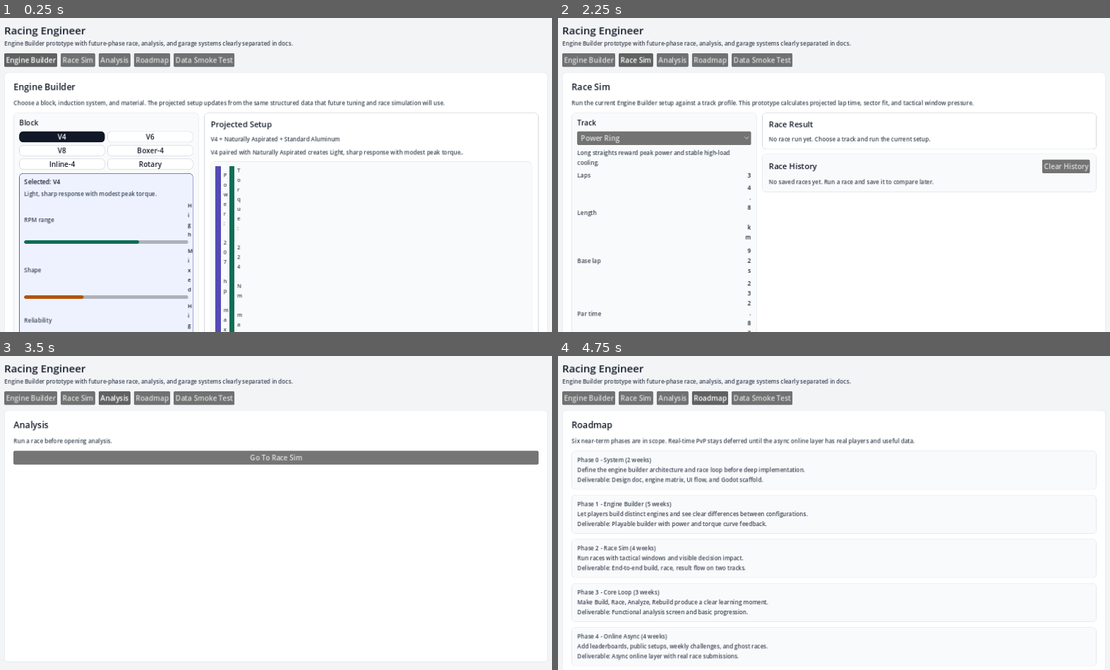
Above: before the commit, frames 1-4 (two rows, left to right).
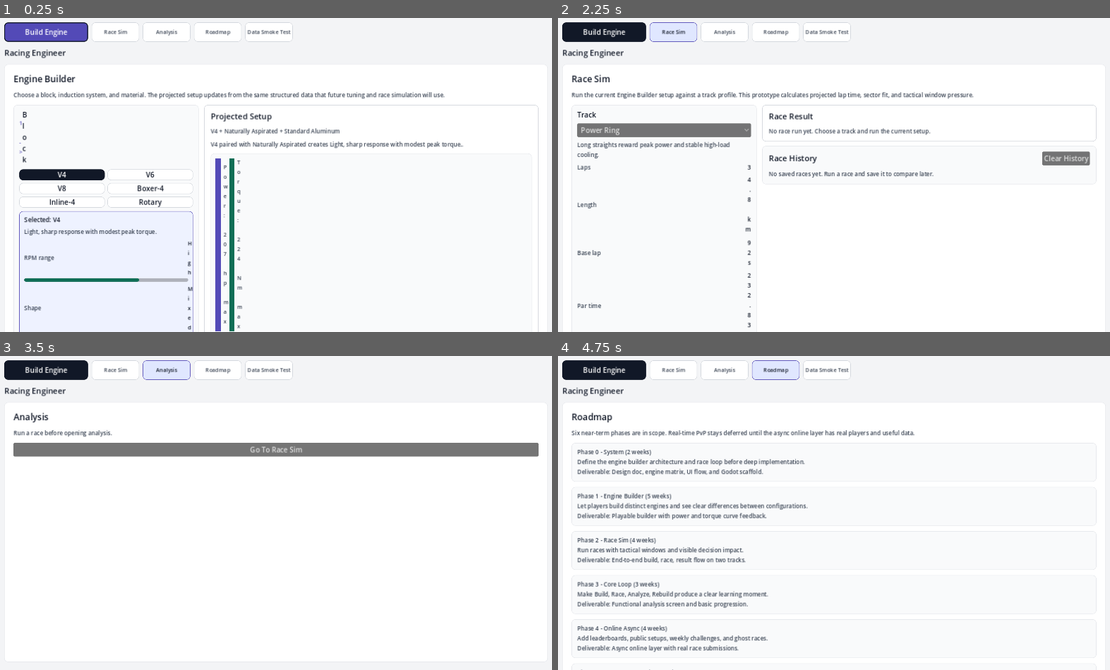
Above: after the commit, the same moments.

Repository: k15974973/racing-engineer
Game: Godot game, scene res://scenes/Main.tscn
Same seed, same stepped clock (60 frames per second), same inputs: the game is played once before the commit and once after it.
Inputs (mouse positions are in pixels of both pictures, inside the frame that each line leads up to):
- Up to frame 1 (0.25 s): no input
- Up to frame 2 (2.25 s): click (591, 58) at 0.5 s, where only the run before the commit has a clickable "Engine Builder"; click (602, 30) at 1.25 s, where only the run after the commit has a clickable "Build Engine"; click "Race Sim" at 2 s
- Up to frame 3 (3.5 s): click "Analysis" at 2.75 s
- Up to frame 4 (4.75 s): click "Go To Race Sim" at 3.5 s; click "Roadmap" at 4.25 s

The runs differ from the first frame. In frame 1, 12% of the frame differs, in the area x 0-98%, y 1-100%; in frame 2, 10%; in frame 3, 9.3%; in frame 4, 12%.

Commit message:
Polish Phase 3 UI clarity

Diff:
--- a/scripts/ui/main.gd
+++ b/scripts/ui/main.gd
@@ -182,22 +182,21 @@
 	root.add_theme_constant_override("separation", 12)
 	margin.add_child(root)
 
-	var header := VBoxContainer.new()
-	header.add_theme_constant_override("separation", 2)
-	root.add_child(header)
-
-	header.add_child(_label("Racing Engineer", 24, Color.html("#111827")))
-	header.add_child(_body_text("Engine Builder prototype with future-phase race, analysis, and garage systems clearly separated in docs."))
-
 	var nav := HBoxContainer.new()
 	nav.add_theme_constant_override("separation", 8)
 	root.add_child(nav)
 
-	_add_nav_button(nav, VIEW_ENGINE_BUILDER, "Engine Builder")
+	_add_nav_button(nav, VIEW_ENGINE_BUILDER, "Build Engine")
 	_add_nav_button(nav, VIEW_RACE_SIM, "Race Sim")
 	_add_nav_button(nav, VIEW_ANALYSIS, "Analysis")
 	_add_nav_button(nav, VIEW_ROADMAP, "Roadmap")
 	_add_nav_button(nav, VIEW_DEBUG, "Data Smoke Test")
+
+	var header := VBoxContainer.new()
+	header.add_theme_constant_override("separation", 2)
+	root.add_child(header)
+
+	header.add_child(_label("Racing Engineer", 18, Color.html("#111827")))
 
 	_content = PanelContainer.new()
 	_content.size_flags_vertical = Control.SIZE_EXPAND_FILL
@@ -210,8 +209,38 @@
 	button.toggle_mode = true
 	button.focus_mode = Control.FOCUS_NONE
 	button.pressed.connect(_show_view.bind(view_id))
+	_style_nav_button(button, view_id == VIEW_ENGINE_BUILDER)
 	nav.add_child(button)
 	_nav_buttons[view_id] = button
+
+func _style_nav_button(button: Button, primary: bool) -> void:
+	button.custom_minimum_size = Vector2(190, 44) if primary else Vector2(108, 36)
+	button.add_theme_font_size_override("font_size", 16 if primary else 12)
+	if primary:
+		button.add_theme_stylebox_override("normal", _panel_style(Color.html("#111827"), Color.html("#111827"), 2))
+		button.add_theme_stylebox_override("hover", _panel_style(Color.html("#1F2937"), Color.html("#534AB7"), 2))
+		button.add_theme_stylebox_override("pressed", _panel_style(Color.html("#534AB7"), Color.html("#111827"), 2))
+		button.add_theme_color_override("font_color", Color.html("#FFFFFF"))
+		button.add_theme_color_override("font_hover_color", Color.html("#FFFFFF"))
+		button.add_theme_color_override("font_pressed_color", Color.html("#FFFFFF"))
+	else:
+		button.add_theme_stylebox_override("normal", _panel_style(Color.html("#FFFFFF"), Color.html("#D1D5DB")))
+		button.add_theme_stylebox_override("hover", _panel_style(Color.html("#EEF2FF"), Color.html("#534AB7")))
+		button.add_theme_stylebox_override("pressed", _panel_style(Color.html("#E0E7FF"), Color.html("#534AB7")))
+		button.add_theme_color_override("font_color", Color.html("#374151"))
+		button.add_theme_color_override("font_hover_color", Color.html("#111827"))
+		button.add_theme_color_override("font_pressed_color", Color.html("#111827"))
+
+func _style_primary_action_button(button: Button) -> void:
+	button.custom_minimum_size = Vector2(160, 42)
+	button.size_flags_horizontal = Control.SIZE_EXPAND_FILL
+	button.add_theme_font_size_override("font_size", 16)
+	button.add_theme_stylebox_override("normal", _panel_style(Color.html("#534AB7"), Color.html("#111827"), 2))
+	button.add_theme_stylebox_override("hover", _panel_style(Color.html("#4338CA"), Color.html("#111827"), 2))
+	button.add_theme_stylebox_override("pressed", _panel_style(Color.html("#312E81"), Color.html("#111827"), 2))
+	button.add_theme_color_override("font_color", Color.html("#FFFFFF"))
+	button.add_theme_color_override("font_hover_color", Color.html("#FFFFFF"))
+	button.add_theme_color_override("font_pressed_color", Color.html("#FFFFFF"))
 
 func _show_view(view_id: String) -> void:
 	_current_view = view_id
@@ -352,7 +381,11 @@
 	stack.add_theme_constant_override("separation", 8)
 	margin.add_child(stack)
 
-	stack.add_child(_label(title, 16, Color.html("#111827")))
+	var header_row := HBoxContainer.new()
+	header_row.add_theme_constant_override("separation", 6)
+	stack.add_child(header_row)
+	header_row.add_child(_label(_builder_step_prefix(key), 12, Color.html("#534AB7")))
+	header_row.add_child(_label(title, 16, Color.html("#111827")))
 
 	var choices := GridContainer.new()
 	choices.columns = 2
@@ -396,6 +429,17 @@
 	button.add_theme_color_override("font_hover_color", Color.html("#6B7280") if locked else (Color.html("#FFFFFF") if selected else Color.html("#111827")))
 	button.add_theme_color_override("font_disabled_color", Color.html("#6B7280"))
 	return button
+
+func _builder_step_prefix(key: String) -> String:
+	match key:
+		"block":
+			return "1 ->"
+		"induction":
+			return "2 ->"
+		"material":
+			return "3"
+		_:
+			return ""
 
 func _selected_slot_panel(key: String, record: Dictionary) -> PanelContainer:
 	var panel := PanelContainer.new()
@@ -2406,6 +2450,12 @@
 	actions.add_theme_constant_override("separation", 8)
 	stack.add_child(actions)
 
+	var analyze_button := Button.new()
+	analyze_button.text = "Analyze"
+	analyze_button.pressed.connect(_show_view.bind(VIEW_ANALYSIS))
+	_style_primary_action_button(analyze_button)
+	actions.add_child(analyze_button)
+
 	var save_button := Button.new()
 	save_button.text = "Save Copy" if _race_committed else "Save Race"
 	save_button.pressed.connect(_save_current_race)
@@ -3559,14 +3609,14 @@
 	label.autowrap_mode = TextServer.AUTOWRAP_WORD_SMART
 	return label
 
-func _panel_style(background: Color, border: Color) -> StyleBoxFlat:
+func _panel_style(background: Color, border: Color, border_width: int = 1) -> StyleBoxFlat:
 	var style := StyleBoxFlat.new()
 	style.bg_color = background
 	style.border_color = border
-	style.border_width_left = 1
-	style.border_width_top = 1
-	style.border_width_right = 1
-	style.border_width_bottom = 1
+	style.border_width_left = border_width
+	style.border_width_top = border_width
+	style.border_width_right = border_width
+	style.border_width_bottom = border_width
 	style.corner_radius_top_left = 8
 	style.corner_radius_top_right = 8
 	style.corner_radius_bottom_left = 8
--- /dev/null
+++ b/tests/phase_3_ui_clarity_smoke.gd
@@ -0,0 +1,112 @@
+extends SceneTree
+
+const MAIN_SCENE_PATH := "res://scenes/Main.tscn"
+const VIEW_ENGINE_BUILDER := "engine_builder"
+
+var _main: Control
+var _game_data: Node
+
+func _init() -> void:
+	call_deferred("_run")
+
+func _run() -> void:
+	_game_data = root.get_node("/root/GameData")
+	var main_scene: PackedScene = load(MAIN_SCENE_PATH)
+	if main_scene == null:
+		_fail("Could not load Main scene.")
+		return
+
+	_main = main_scene.instantiate()
+	_main._progression = _main._default_progression()
+	_main._build_shell()
+	_main._show_view(VIEW_ENGINE_BUILDER)
+
+	if not _assert_entry_cta():
+		return
+	if not _assert_builder_steps():
+		return
+	if not _assert_post_race_cta():
+		return
+
+	_restore()
+	print("PHASE_3_UI_CLARITY_OK build_cta=top builder_steps=1/2/3 post_race_cta=Analyze")
+	quit(0)
+
+func _assert_entry_cta() -> bool:
+	var build_button: Button = _main._nav_buttons.get(VIEW_ENGINE_BUILDER)
+	if build_button == null:
+		_fail("Build Engine nav button is missing.")
+		return false
+	if build_button.text != "Build Engine":
+		_fail("Primary entry CTA should read Build Engine, got %s." % build_button.text)
+		return false
+	if build_button.custom_minimum_size.y < 44.0:
+		_fail("Build Engine CTA should be the largest top nav element.")
+		return false
+	if build_button.get_parent().get_index() != 0:
+		_fail("Build Engine CTA should be in the top shell row.")
+		return false
+	if _has_label_text(_main, "Engine Builder prototype with future-phase race, analysis, and garage systems clearly separated in docs."):
+		_fail("Production shell should not show the old explanatory header text.")
+		return false
+	return true
+
+func _assert_builder_steps() -> bool:
+	for marker in ["1 ->", "2 ->", "3"]:
+		if not _has_label_text(_main, marker):
+			_fail("Builder should show step marker %s." % marker)
+			return false
+	return true
+
+func _assert_post_race_cta() -> bool:
+	var setup: Dictionary = _game_data.calculate_engine_setup("v4", "na", "aluminum")
+	var result: Dictionary = _game_data.calculate_race_result(setup, "technical_loop")
+	if result.has("error"):
+		_fail("Could not build race result for UI CTA smoke: %s" % result.get("error", ""))
+		return false
+
+	_main._race_result = result
+	var panel: PanelContainer = _main._race_result_panel()
+	var analyze_button := _find_button(panel, "Analyze")
+	if analyze_button == null:
+		_fail("Race result should expose a primary Analyze CTA.")
+		return false
+	if analyze_button.custom_minimum_size.y < 42.0:
+		_fail("Analyze CTA should have stronger visual weight than normal buttons.")
+		return false
+	if not analyze_button.has_theme_stylebox_override("normal"):
+		_fail("Analyze CTA should have its own accent style.")
+		return false
+	var save_button := _find_button(panel, "Save Race")
+	if save_button == null:
+		_fail("Save Race should remain available beside Analyze.")
+		return false
+	panel.free()
+	return true
+
+func _has_label_text(node: Node, text: String) -> bool:
+	if node is Label and (node as Label).text == text:
+		return true
+	for child in node.get_children():
+		if _has_label_text(child, text):
+			return true
+	return false
+
+func _find_button(node: Node, text: String) -> Button:
+	if node is Button and (node as Button).text == text:
+		return node as Button
+	for child in node.get_children():
+		var result := _find_button(child, text)
+		if result != null:
+			return result
+	return null
+
+func _restore() -> void:
+	if is_instance_valid(_main):
+		_main.free()
+		_main = null
+
+func _fail(message: String) -> void:
+	_restore()
+	push_error(message)
+	quit(1)
Not shown, changed: README.md
